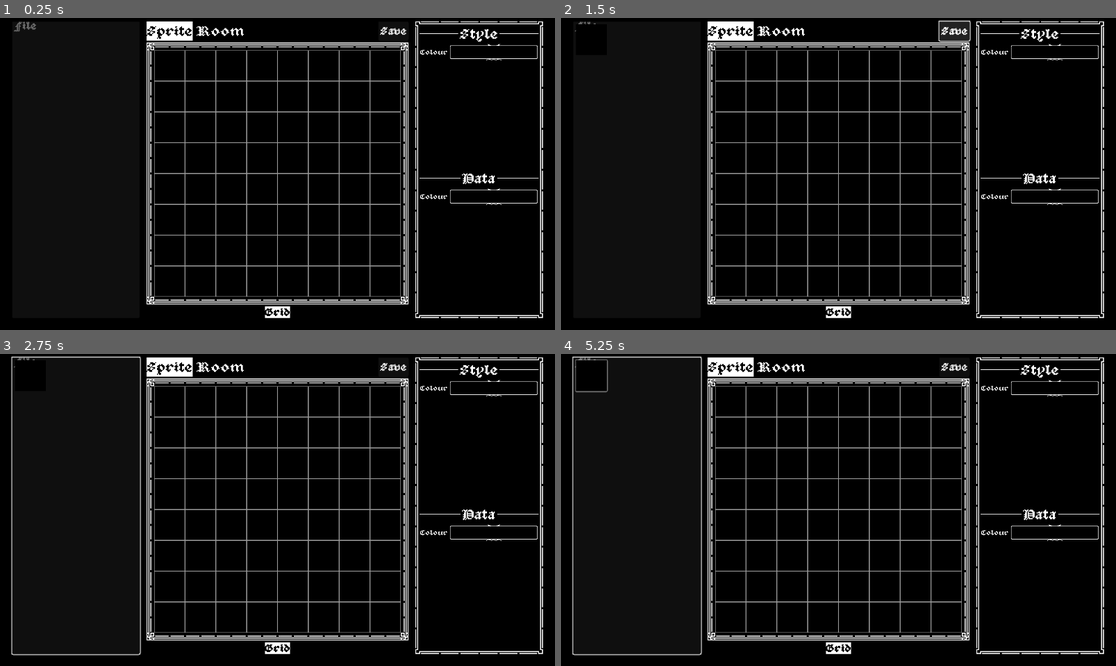
Above: before the commit, frames 1-4 (two rows, left to right).
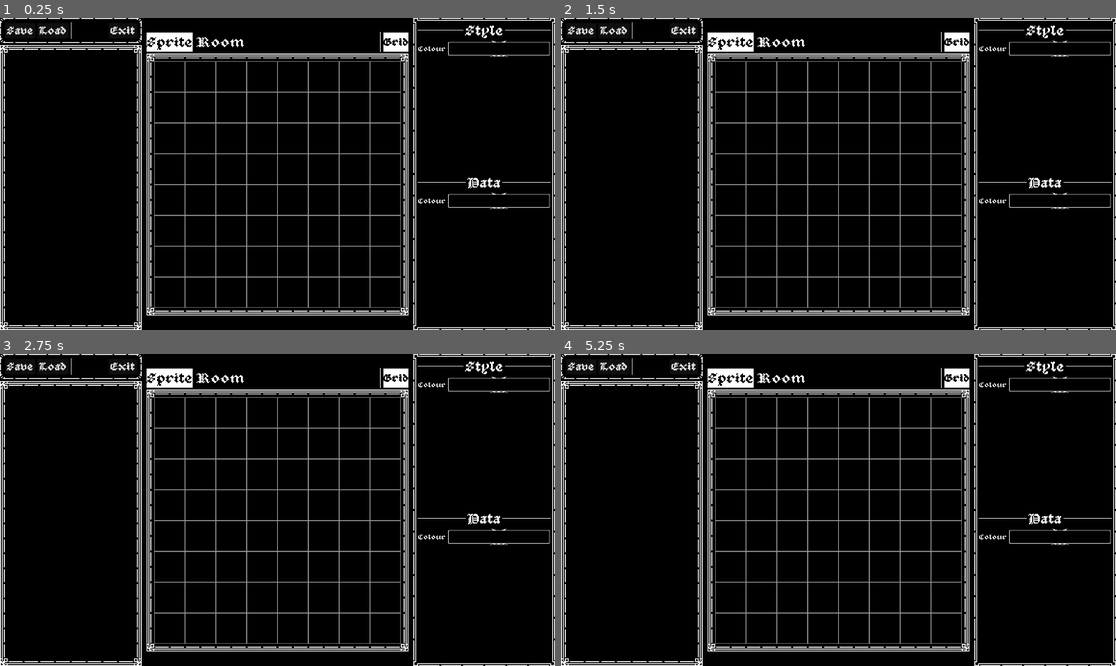
Above: after the commit, the same moments.

Repository: 3enjm/texed
Game: Godot game, scene res://src/main.tscn
Same seed, same stepped clock (60 frames per second), same inputs: the game is played once before the commit and once after it.
Inputs (mouse positions are in pixels of both pictures, inside the frame that each line leads up to):
- Up to frame 1 (0.25 s): no input
- Up to frame 2 (1.5 s): click (588, 24) at 0.5 s, where only the run before the commit has a clickable "File"; click "Save" at 1.25 s
- Up to frame 3 (2.75 s): click (55, 366) at 2 s, where only the run after the commit has a clickable "Load"
- Up to frame 4 (5.25 s): click "Grid" at 2.75 s; click (588, 360) at 3.5 s, where only the run before the commit has a clickable "File"; click "Grid" at 4.25 s; click (588, 360) at 5 s, where only the run before the commit has a clickable "File"

The runs differ from the first frame. In frame 1, 12% of the frame differs, in the area x 0-100%, y 0-100%; in frame 2, 12%; in frame 3, 13%; in frame 4, 13%.

Commit message:
Updated UI

Diff:
--- a/assets/ui/quest_theme.tres
+++ b/assets/ui/quest_theme.tres
@@ -27,6 +27,15 @@
 texture_margin_top = 16.0
 texture_margin_right = 16.0
 texture_margin_bottom = 16.0
+axis_stretch_horizontal = 2
+axis_stretch_vertical = 2
+
+[sub_resource type="StyleBoxTexture" id="StyleBoxTexture_vhe2n"]
+texture = ExtResource("2_aerlf")
+texture_margin_left = 10.0
+texture_margin_top = 10.0
+texture_margin_right = 10.0
+texture_margin_bottom = 10.0
 axis_stretch_horizontal = 2
 axis_stretch_vertical = 2
 
@@ -71,6 +80,8 @@
 Label/fonts/font = ExtResource("1_aerlf")
 Panel/styles/panel = SubResource("StyleBoxFlat_vhe2n")
 PanelContainer/styles/panel = SubResource("StyleBoxTexture_ro7rg")
+PanelContainer_A/base_type = &"PanelContainer"
+PanelContainer_A/styles/panel = SubResource("StyleBoxTexture_vhe2n")
 Panel_A/base_type = &"Panel"
 Panel_A/styles/panel = SubResource("StyleBoxTexture_aerlf")
 Panel_B/base_type = &"Panel"
--- a/src/main.tscn
+++ b/src/main.tscn
@@ -1,9 +1,17 @@
-[gd_scene load_steps=11 format=3 uid="uid://bcj1uuj2oncrc"]
+[gd_scene load_steps=13 format=3 uid="uid://bcj1uuj2oncrc"]
 
 [ext_resource type="Script" uid="uid://bfv05l7waqj0u" path="res://src/main.gd" id="1_5q4o7"]
 [ext_resource type="Shader" uid="uid://74cf5fmtyphe" path="res://src/grid.gdshader" id="1_eewff"]
 [ext_resource type="Theme" uid="uid://brso2fq238fop" path="res://assets/ui/quest_theme.tres" id="2_3cfgd"]
 [ext_resource type="PackedScene" uid="uid://d0th3dhib6t0r" path="res://src/canvas.tscn" id="2_gh0ne"]
+
+[sub_resource type="StyleBoxLine" id="StyleBoxLine_rlaii"]
+color = Color(1, 1, 1, 1)
+vertical = true
+
+[sub_resource type="StyleBoxLine" id="StyleBoxLine_fyndt"]
+color = Color(1, 1, 1, 1)
+vertical = true
 
 [sub_resource type="ShaderMaterial" id="ShaderMaterial_gh0ne"]
 shader = ExtResource("1_eewff")
@@ -32,7 +40,11 @@
 [node name="Main" type="Node"]
 script = ExtResource("1_5q4o7")
 
-[node name="Control" type="Control" parent="."]
+[node name="MainUI" type="CanvasLayer" parent="."]
+
+[node name="MainUIModulate" type="CanvasModulate" parent="MainUI"]
+
+[node name="Control" type="Control" parent="MainUI"]
 texture_filter = 1
 layout_mode = 3
 anchors_preset = 15
@@ -42,7 +54,7 @@
 grow_vertical = 2
 theme = ExtResource("2_3cfgd")
 
-[node name="MarginContainer" type="MarginContainer" parent="Control"]
+[node name="MarginContainer" type="MarginContainer" parent="MainUI/Control"]
 layout_mode = 1
 anchors_preset = 15
 anchor_right = 1.0
@@ -50,44 +62,65 @@
 grow_horizontal = 2
 grow_vertical = 2
 theme = ExtResource("2_3cfgd")
-theme_override_constants/margin_left = 25
-theme_override_constants/margin_right = 25
-theme_override_constants/margin_bottom = 25
-
-[node name="VBoxContainer" type="VBoxContainer" parent="Control/MarginContainer"]
-layout_mode = 2
-
-[node name="MenuBar" type="MenuBar" parent="Control/MarginContainer/VBoxContainer"]
-layout_mode = 2
-size_flags_vertical = 3
-
-[node name="MenuButton" type="MenuButton" parent="Control/MarginContainer/VBoxContainer/MenuBar"]
-layout_mode = 0
-offset_right = 8.0
-offset_bottom = 8.0
-text = "File"
-
-[node name="HBoxContainer2" type="HBoxContainer" parent="Control/MarginContainer/VBoxContainer"]
-layout_mode = 2
-
-[node name="VBoxContainer" type="MarginContainer" parent="Control/MarginContainer/VBoxContainer/HBoxContainer2"]
-layout_mode = 2
-size_flags_horizontal = 3
-theme_override_constants/margin_right = 10
-
-[node name="ItemList" type="ItemList" parent="Control/MarginContainer/VBoxContainer/HBoxContainer2/VBoxContainer"]
+
+[node name="HBoxContainer2" type="HBoxContainer" parent="MainUI/Control/MarginContainer"]
+layout_mode = 2
+theme_override_constants/separation = 10
+
+[node name="VBoxContainer2" type="VBoxContainer" parent="MainUI/Control/MarginContainer/HBoxContainer2"]
+layout_mode = 2
+size_flags_horizontal = 3
+
+[node name="PanelContainer" type="PanelContainer" parent="MainUI/Control/MarginContainer/HBoxContainer2/VBoxContainer2"]
+layout_mode = 2
+theme = ExtResource("2_3cfgd")
+theme_type_variation = &"PanelContainer_A"
+
+[node name="HBoxContainer" type="HBoxContainer" parent="MainUI/Control/MarginContainer/HBoxContainer2/VBoxContainer2/PanelContainer"]
+layout_mode = 2
+
+[node name="SaveButton" type="Button" parent="MainUI/Control/MarginContainer/HBoxContainer2/VBoxContainer2/PanelContainer/HBoxContainer"]
+layout_mode = 2
+text = "Save
+"
+
+[node name="LoadButton" type="Button" parent="MainUI/Control/MarginContainer/HBoxContainer2/VBoxContainer2/PanelContainer/HBoxContainer"]
+layout_mode = 2
+text = "Load"
+
+[node name="VSeparator" type="VSeparator" parent="MainUI/Control/MarginContainer/HBoxContainer2/VBoxContainer2/PanelContainer/HBoxContainer"]
+layout_mode = 2
+theme_override_styles/separator = SubResource("StyleBoxLine_rlaii")
+
+[node name="ExitButton" type="Button" parent="MainUI/Control/MarginContainer/HBoxContainer2/VBoxContainer2/PanelContainer/HBoxContainer"]
+layout_mode = 2
+size_flags_horizontal = 10
+text = "Exit"
+
+[node name="VBoxContainer" type="PanelContainer" parent="MainUI/Control/MarginContainer/HBoxContainer2/VBoxContainer2"]
+layout_mode = 2
+size_flags_horizontal = 3
+size_flags_vertical = 3
+
+[node name="VBoxContainer" type="VBoxContainer" parent="MainUI/Control/MarginContainer/HBoxContainer2/VBoxContainer2/VBoxContainer"]
+layout_mode = 2
+
+[node name="ItemList" type="ItemList" parent="MainUI/Control/MarginContainer/HBoxContainer2/VBoxContainer2/VBoxContainer/VBoxContainer"]
 unique_name_in_owner = true
 layout_mode = 2
 mouse_filter = 1
 max_columns = 2
 
-[node name="VBoxContainer3" type="VBoxContainer" parent="Control/MarginContainer/VBoxContainer/HBoxContainer2"]
-layout_mode = 2
-
-[node name="HBoxContainer" type="HBoxContainer" parent="Control/MarginContainer/VBoxContainer/HBoxContainer2/VBoxContainer3"]
-layout_mode = 2
-
-[node name="TabBar" type="TabBar" parent="Control/MarginContainer/VBoxContainer/HBoxContainer2/VBoxContainer3/HBoxContainer"]
+[node name="CenterContainer" type="CenterContainer" parent="MainUI/Control/MarginContainer/HBoxContainer2"]
+layout_mode = 2
+
+[node name="VBoxContainer3" type="VBoxContainer" parent="MainUI/Control/MarginContainer/HBoxContainer2/CenterContainer"]
+layout_mode = 2
+
+[node name="HBoxContainer" type="HBoxContainer" parent="MainUI/Control/MarginContainer/HBoxContainer2/CenterContainer/VBoxContainer3"]
+layout_mode = 2
+
+[node name="TabBar" type="TabBar" parent="MainUI/Control/MarginContainer/HBoxContainer2/CenterContainer/VBoxContainer3/HBoxContainer"]
 unique_name_in_owner = true
 layout_mode = 2
 size_flags_horizontal = 3
@@ -96,20 +129,25 @@
 tab_0/title = "Sprite"
 tab_1/title = "Room"
 
-[node name="SaveButton" type="Button" parent="Control/MarginContainer/VBoxContainer/HBoxContainer2/VBoxContainer3/HBoxContainer"]
-unique_name_in_owner = true
-layout_mode = 2
-size_flags_horizontal = 10
-text = "Save"
-
-[node name="Editor" type="PanelContainer" parent="Control/MarginContainer/VBoxContainer/HBoxContainer2/VBoxContainer3"]
-layout_mode = 2
-
-[node name="SubViewportContainer" type="SubViewportContainer" parent="Control/MarginContainer/VBoxContainer/HBoxContainer2/VBoxContainer3/Editor"]
+[node name="VSeparator" type="VSeparator" parent="MainUI/Control/MarginContainer/HBoxContainer2/CenterContainer/VBoxContainer3/HBoxContainer"]
+layout_mode = 2
+theme_override_styles/separator = SubResource("StyleBoxLine_fyndt")
+
+[node name="ToggleGridButton" type="Button" parent="MainUI/Control/MarginContainer/HBoxContainer2/CenterContainer/VBoxContainer3/HBoxContainer"]
+unique_name_in_owner = true
+layout_mode = 2
+toggle_mode = true
+button_pressed = true
+text = "Grid"
+
+[node name="Editor" type="PanelContainer" parent="MainUI/Control/MarginContainer/HBoxContainer2/CenterContainer/VBoxContainer3"]
+layout_mode = 2
+
+[node name="SubViewportContainer" type="SubViewportContainer" parent="MainUI/Control/MarginContainer/HBoxContainer2/CenterContainer/VBoxContainer3/Editor"]
 layout_mode = 2
 mouse_filter = 0
 
-[node name="CanvasViewport" type="SubViewport" parent="Control/MarginContainer/VBoxContainer/HBoxContainer2/VBoxContainer3/Editor/SubViewportContainer"]
+[node name="CanvasViewport" type="SubViewport" parent="MainUI/Control/MarginContainer/HBoxContainer2/CenterContainer/VBoxContainer3/Editor/SubViewportContainer"]
 unique_name_in_owner = true
 disable_3d = true
 handle_input_locally = false
@@ -118,17 +156,17 @@
 canvas_item_default_texture_filter = 0
 render_target_update_mode = 4
 
-[node name="World" type="Node2D" parent="Control/MarginContainer/VBoxContainer/HBoxContainer2/VBoxContainer3/Editor/SubViewportContainer/CanvasViewport"]
+[node name="World" type="Node2D" parent="MainUI/Control/MarginContainer/HBoxContainer2/CenterContainer/VBoxContainer3/Editor/SubViewportContainer/CanvasViewport"]
 material = SubResource("ShaderMaterial_gh0ne")
 
-[node name="Canvas" parent="Control/MarginContainer/VBoxContainer/HBoxContainer2/VBoxContainer3/Editor/SubViewportContainer/CanvasViewport/World" instance=ExtResource("2_gh0ne")]
-unique_name_in_owner = true
-
-[node name="Camera2D" type="Camera2D" parent="Control/MarginContainer/VBoxContainer/HBoxContainer2/VBoxContainer3/Editor/SubViewportContainer/CanvasViewport/World"]
+[node name="Canvas" parent="MainUI/Control/MarginContainer/HBoxContainer2/CenterContainer/VBoxContainer3/Editor/SubViewportContainer/CanvasViewport/World" instance=ExtResource("2_gh0ne")]
+unique_name_in_owner = true
+
+[node name="Camera2D" type="Camera2D" parent="MainUI/Control/MarginContainer/HBoxContainer2/CenterContainer/VBoxContainer3/Editor/SubViewportContainer/CanvasViewport/World"]
 unique_name_in_owner = true
 limit_enabled = false
 
-[node name="GridTextureRect" type="TextureRect" parent="Control/MarginContainer/VBoxContainer/HBoxContainer2/VBoxContainer3/Editor"]
+[node name="GridTextureRect" type="TextureRect" parent="MainUI/Control/MarginContainer/HBoxContainer2/CenterContainer/VBoxContainer3/Editor"]
 unique_name_in_owner = true
 material = SubResource("ShaderMaterial_eewff")
 layout_mode = 2
@@ -136,120 +174,105 @@
 texture = SubResource("PlaceholderTexture2D_eewff")
 stretch_mode = 3
 
-[node name="HBoxContainer2" type="HBoxContainer" parent="Control/MarginContainer/VBoxContainer/HBoxContainer2/VBoxContainer3"]
-layout_mode = 2
-alignment = 1
-
-[node name="ToggleGridButton" type="Button" parent="Control/MarginContainer/VBoxContainer/HBoxContainer2/VBoxContainer3/HBoxContainer2"]
-unique_name_in_owner = true
-layout_mode = 2
-toggle_mode = true
-button_pressed = true
-text = "Grid"
-
-[node name="VBoxContainer2" type="MarginContainer" parent="Control/MarginContainer/VBoxContainer/HBoxContainer2"]
-layout_mode = 2
-size_flags_horizontal = 3
-theme_override_constants/margin_left = 10
-
-[node name="VBoxContainer" type="VBoxContainer" parent="Control/MarginContainer/VBoxContainer/HBoxContainer2/VBoxContainer2"]
-layout_mode = 2
-theme_override_constants/separation = 0
-
-[node name="StylePanel" type="Panel" parent="Control/MarginContainer/VBoxContainer/HBoxContainer2/VBoxContainer2/VBoxContainer"]
-layout_mode = 2
+[node name="StylePanel" type="PanelContainer" parent="MainUI/Control/MarginContainer/HBoxContainer2"]
+layout_mode = 2
+size_flags_horizontal = 3
 size_flags_vertical = 3
 theme_type_variation = &"Panel_B"
 
-[node name="MarginContainer" type="MarginContainer" parent="Control/MarginContainer/VBoxContainer/HBoxContainer2/VBoxContainer2/VBoxContainer/StylePanel"]
-layout_mode = 1
-anchors_preset = 15
-anchor_right = 1.0
-anchor_bottom = 1.0
-grow_horizontal = 2
-grow_vertical = 2
-theme = ExtResource("2_3cfgd")
-theme_override_constants/margin_left = 10
-theme_override_constants/margin_top = 10
-theme_override_constants/margin_right = 10
-theme_override_constants/margin_bottom = 10
-
-[node name="VBoxContainer2" type="VBoxContainer" parent="Control/MarginContainer/VBoxContainer/HBoxContainer2/VBoxContainer2/VBoxContainer/StylePanel/MarginContainer"]
-layout_mode = 2
-
-[node name="VBoxContainer" type="VBoxContainer" parent="Control/MarginContainer/VBoxContainer/HBoxContainer2/VBoxContainer2/VBoxContainer/StylePanel/MarginContainer/VBoxContainer2"]
-layout_mode = 2
-size_flags_vertical = 3
-theme = ExtResource("2_3cfgd")
-
-[node name="HBoxContainer" type="HBoxContainer" parent="Control/MarginContainer/VBoxContainer/HBoxContainer2/VBoxContainer2/VBoxContainer/StylePanel/MarginContainer/VBoxContainer2/VBoxContainer"]
-layout_mode = 2
-
-[node name="HSeparator" type="HSeparator" parent="Control/MarginContainer/VBoxContainer/HBoxContainer2/VBoxContainer2/VBoxContainer/StylePanel/MarginContainer/VBoxContainer2/VBoxContainer/HBoxContainer"]
+[node name="VBoxContainer2" type="VBoxContainer" parent="MainUI/Control/MarginContainer/HBoxContainer2/StylePanel"]
+layout_mode = 2
+
+[node name="VBoxContainer" type="VBoxContainer" parent="MainUI/Control/MarginContainer/HBoxContainer2/StylePanel/VBoxContainer2"]
+layout_mode = 2
+size_flags_vertical = 3
+theme = ExtResource("2_3cfgd")
+
+[node name="HBoxContainer" type="HBoxContainer" parent="MainUI/Control/MarginContainer/HBoxContainer2/StylePanel/VBoxContainer2/VBoxContainer"]
+layout_mode = 2
+
+[node name="HSeparator" type="HSeparator" parent="MainUI/Control/MarginContainer/HBoxContainer2/StylePanel/VBoxContainer2/VBoxContainer/HBoxContainer"]
 layout_mode = 2
 size_flags_horizontal = 3
 theme_override_styles/separator = SubResource("StyleBoxLine_3cfgd")
 
-[node name="Label" type="Label" parent="Control/MarginContainer/VBoxContainer/HBoxContainer2/VBoxContainer2/VBoxContainer/StylePanel/MarginContainer/VBoxContainer2/VBoxContainer/HBoxContainer"]
+[node name="Label" type="Label" parent="MainUI/Control/MarginContainer/HBoxContainer2/StylePanel/VBoxContainer2/VBoxContainer/HBoxContainer"]
 layout_mode = 2
 text = "Style"
 label_settings = SubResource("LabelSettings_fyndt")
 
-[node name="HSeparator2" type="HSeparator" parent="Control/MarginContainer/VBoxContainer/HBoxContainer2/VBoxContainer2/VBoxContainer/StylePanel/MarginContainer/VBoxContainer2/VBoxContainer/HBoxContainer"]
+[node name="HSeparator2" type="HSeparator" parent="MainUI/Control/MarginContainer/HBoxContainer2/StylePanel/VBoxContainer2/VBoxContainer/HBoxContainer"]
 layout_mode = 2
 size_flags_horizontal = 3
 theme_override_styles/separator = SubResource("StyleBoxLine_kmhfv")
 
-[node name="FGColourField" type="HBoxContainer" parent="Control/MarginContainer/VBoxContainer/HBoxContainer2/VBoxContainer2/VBoxContainer/StylePanel/MarginContainer/VBoxContainer2/VBoxContainer"]
-unique_name_in_owner = true
-layout_mode = 2
-
-[node name="FGColourLabel" type="Label" parent="Control/MarginContainer/VBoxContainer/HBoxContainer2/VBoxContainer2/VBoxContainer/StylePanel/MarginContainer/VBoxContainer2/VBoxContainer/FGColourField"]
-layout_mode = 2
-text = "Colour"
-
-[node name="FGColorPickerButton" type="ColorPickerButton" parent="Control/MarginContainer/VBoxContainer/HBoxContainer2/VBoxContainer2/VBoxContainer/StylePanel/MarginContainer/VBoxContainer2/VBoxContainer/FGColourField"]
-layout_mode = 2
-size_flags_horizontal = 3
-text = "Colour"
-
-[node name="VBoxContainer2" type="VBoxContainer" parent="Control/MarginContainer/VBoxContainer/HBoxContainer2/VBoxContainer2/VBoxContainer/StylePanel/MarginContainer/VBoxContainer2"]
-layout_mode = 2
-size_flags_vertical = 3
-theme = ExtResource("2_3cfgd")
-
-[node name="HBoxContainer" type="HBoxContainer" parent="Control/MarginContainer/VBoxContainer/HBoxContainer2/VBoxContainer2/VBoxContainer/StylePanel/MarginContainer/VBoxContainer2/VBoxContainer2"]
-layout_mode = 2
-
-[node name="HSeparator" type="HSeparator" parent="Control/MarginContainer/VBoxContainer/HBoxContainer2/VBoxContainer2/VBoxContainer/StylePanel/MarginContainer/VBoxContainer2/VBoxContainer2/HBoxContainer"]
+[node name="FGColourField" type="HBoxContainer" parent="MainUI/Control/MarginContainer/HBoxContainer2/StylePanel/VBoxContainer2/VBoxContainer"]
+unique_name_in_owner = true
+layout_mode = 2
+
+[node name="FGColourLabel" type="Label" parent="MainUI/Control/MarginContainer/HBoxContainer2/StylePanel/VBoxContainer2/VBoxContainer/FGColourField"]
+layout_mode = 2
+text = "Colour"
+
+[node name="FGColorPickerButton" type="ColorPickerButton" parent="MainUI/Control/MarginContainer/HBoxContainer2/StylePanel/VBoxContainer2/VBoxContainer/FGColourField"]
+layout_mode = 2
+size_flags_horizontal = 3
+text = "Colour"
+
+[node name="VBoxContainer2" type="VBoxContainer" parent="MainUI/Control/MarginContainer/HBoxContainer2/StylePanel/VBoxContainer2"]
+layout_mode = 2
+size_flags_vertical = 3
+theme = ExtResource("2_3cfgd")
+
+[node name="HBoxContainer" type="HBoxContainer" parent="MainUI/Control/MarginContainer/HBoxContainer2/StylePanel/VBoxContainer2/VBoxContainer2"]
+layout_mode = 2
+
+[node name="HSeparator" type="HSeparator" parent="MainUI/Control/MarginContainer/HBoxContainer2/StylePanel/VBoxContainer2/VBoxContainer2/HBoxContainer"]
 layout_mode = 2
 size_flags_horizontal = 3
 theme_override_styles/separator = SubResource("StyleBoxLine_3cfgd")
 
-[node name="Label" type="Label" parent="Control/MarginContainer/VBoxContainer/HBoxContainer2/VBoxContainer2/VBoxContainer/StylePanel/MarginContainer/VBoxContainer2/VBoxContainer2/HBoxContainer"]
+[node name="Label" type="Label" parent="MainUI/Control/MarginContainer/HBoxContainer2/StylePanel/VBoxContainer2/VBoxContainer2/HBoxContainer"]
 layout_mode = 2
 text = "Data"
 label_settings = SubResource("LabelSettings_fyndt")
 
-[node name="HSeparator2" type="HSeparator" parent="Control/MarginContainer/VBoxContainer/HBoxContainer2/VBoxContainer2/VBoxContainer/StylePanel/MarginContainer/VBoxContainer2/VBoxContainer2/HBoxContainer"]
+[node name="HSeparator2" type="HSeparator" parent="MainUI/Control/MarginContainer/HBoxContainer2/StylePanel/VBoxContainer2/VBoxContainer2/HBoxContainer"]
 layout_mode = 2
 size_flags_horizontal = 3
 theme_override_styles/separator = SubResource("StyleBoxLine_kmhfv")
 
-[node name="FGColourField" type="HBoxContainer" parent="Control/MarginContainer/VBoxContainer/HBoxContainer2/VBoxContainer2/VBoxContainer/StylePanel/MarginContainer/VBoxContainer2/VBoxContainer2"]
-layout_mode = 2
-
-[node name="FGColourLabel" type="Label" parent="Control/MarginContainer/VBoxContainer/HBoxContainer2/VBoxContainer2/VBoxContainer/StylePanel/MarginContainer/VBoxContainer2/VBoxContainer2/FGColourField"]
-layout_mode = 2
-text = "Colour"
-
-[node name="FGColorPickerButton" type="ColorPickerButton" parent="Control/MarginContainer/VBoxContainer/HBoxContainer2/VBoxContainer2/VBoxContainer/StylePanel/MarginContainer/VBoxContainer2/VBoxContainer2/FGColourField"]
-layout_mode = 2
-size_flags_horizontal = 3
-text = "Colour"
-
-[connection signal="tab_changed" from="Control/MarginContainer/VBoxContainer/HBoxContainer2/VBoxContainer3/HBoxContainer/TabBar" to="." method="_on_tab_bar_tab_changed"]
-[connection signal="pressed" from="Control/MarginContainer/VBoxContainer/HBoxContainer2/VBoxContainer3/HBoxContainer/SaveButton" to="." method="_on_save_button_pressed"]
-[connection signal="toggled" from="Control/MarginContainer/VBoxContainer/HBoxContainer2/VBoxContainer3/HBoxContainer2/ToggleGridButton" to="." method="_on_toggle_grid_button_toggled"]
-[connection signal="color_changed" from="Control/MarginContainer/VBoxContainer/HBoxContainer2/VBoxContainer2/VBoxContainer/StylePanel/MarginContainer/VBoxContainer2/VBoxContainer/FGColourField/FGColorPickerButton" to="." method="_on_fg_color_picker_button_color_changed"]
-[connection signal="color_changed" from="Control/MarginContainer/VBoxContainer/HBoxContainer2/VBoxContainer2/VBoxContainer/StylePanel/MarginContainer/VBoxContainer2/VBoxContainer2/FGColourField/FGColorPickerButton" to="." method="_on_fg_color_picker_button_color_changed"]
+[node name="FGColourField" type="HBoxContainer" parent="MainUI/Control/MarginContainer/HBoxContainer2/StylePanel/VBoxContainer2/VBoxContainer2"]
+layout_mode = 2
+
+[node name="FGColourLabel" type="Label" parent="MainUI/Control/MarginContainer/HBoxContainer2/StylePanel/VBoxContainer2/VBoxContainer2/FGColourField"]
+layout_mode = 2
+text = "Colour"
+
+[node name="FGColorPickerButton" type="ColorPickerButton" parent="MainUI/Control/MarginContainer/HBoxContainer2/StylePanel/VBoxContainer2/VBoxContainer2/FGColourField"]
+layout_mode = 2
+size_flags_horizontal = 3
+text = "Colour"
+
+[node name="StartWindow" type="CanvasLayer" parent="."]
+
+[node name="Control" type="Control" parent="StartWindow"]
+layout_mode = 3
+anchors_preset = 15
+anchor_right = 1.0
+anchor_bottom = 1.0
+grow_horizontal = 2
+grow_vertical = 2
+
+[node name="CenterContainer" type="CenterContainer" parent="StartWindow/Control"]
+layout_mode = 1
+anchors_preset = 15
+anchor_right = 1.0
+anchor_bottom = 1.0
+grow_horizontal = 2
+grow_vertical = 2
+
+[connection signal="tab_changed" from="MainUI/Control/MarginContainer/HBoxContainer2/CenterContainer/VBoxContainer3/HBoxContainer/TabBar" to="." method="_on_tab_bar_tab_changed"]
+[connection signal="toggled" from="MainUI/Control/MarginContainer/HBoxContainer2/CenterContainer/VBoxContainer3/HBoxContainer/ToggleGridButton" to="." method="_on_toggle_grid_button_toggled"]
+[connection signal="color_changed" from="MainUI/Control/MarginContainer/HBoxContainer2/StylePanel/VBoxContainer2/VBoxContainer/FGColourField/FGColorPickerButton" to="." method="_on_fg_color_picker_button_color_changed"]
+[connection signal="color_changed" from="MainUI/Control/MarginContainer/HBoxContainer2/StylePanel/VBoxContainer2/VBoxContainer2/FGColourField/FGColorPickerButton" to="." method="_on_fg_color_picker_button_color_changed"]
Not shown: 1 places in assets/ui/quest_theme.tres that only renumber resources
